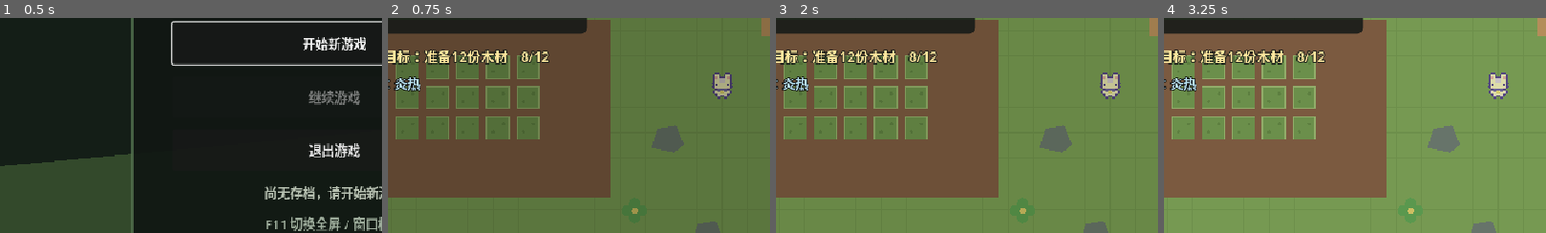
Above: before the commit, frames 1-4 (left to right).
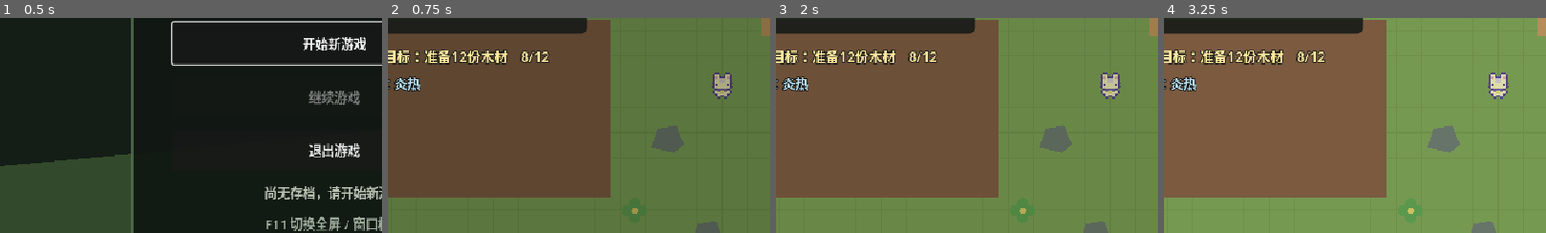
Above: after the commit, the same moments.

Repository: fanfanhappy/zombie-farm-survival
Game: Godot game, scene res://scenes/ui/main_menu.tscn
Same seed, same stepped clock (60 frames per second), same inputs: the game is played once before the commit and once after it.
Inputs:
- Up to frame 1 (0.5 s): no input
- Up to frame 2 (0.75 s): click "开始新游戏" at 0.5 s
- Up to frame 3 (2 s): click "1 空槽位" at 1.25 s
- Up to frame 4 (3.25 s): click "2 空槽位" at 2 s; click "3 空槽位" at 2.75 s
The pictures show only the part of the screen within x 6-56%, y 37-87%; the shares and areas given below are measured in that part.

Frame 1 is identical in both runs. In frame 2, 8.8% of the frame differs, in the area x 2-40%, y 17-57%; in frame 3, 8.8%; in frame 4, 8.8%.

Commit message:
修复农田遮挡角色的显示层级

Diff:
--- a/scripts/world/farming/farm_plot.gd
+++ b/scripts/world/farming/farm_plot.gd
@@ -11,6 +11,8 @@
 
 
 func _ready() -> void:
+	# 农田属于地面层，不能遮挡角色、作物交互提示或建筑。
+	z_index = -5
 	add_to_group("interactables")
 	add_to_group("farm_plots")
 	queue_redraw()
